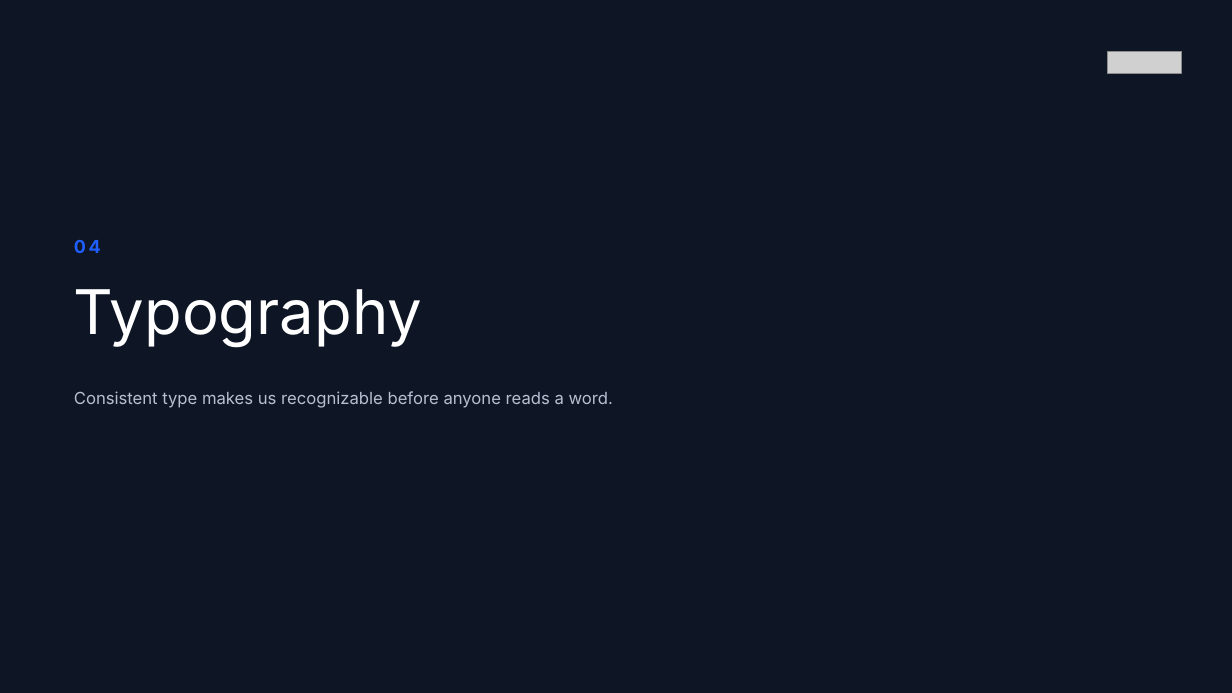
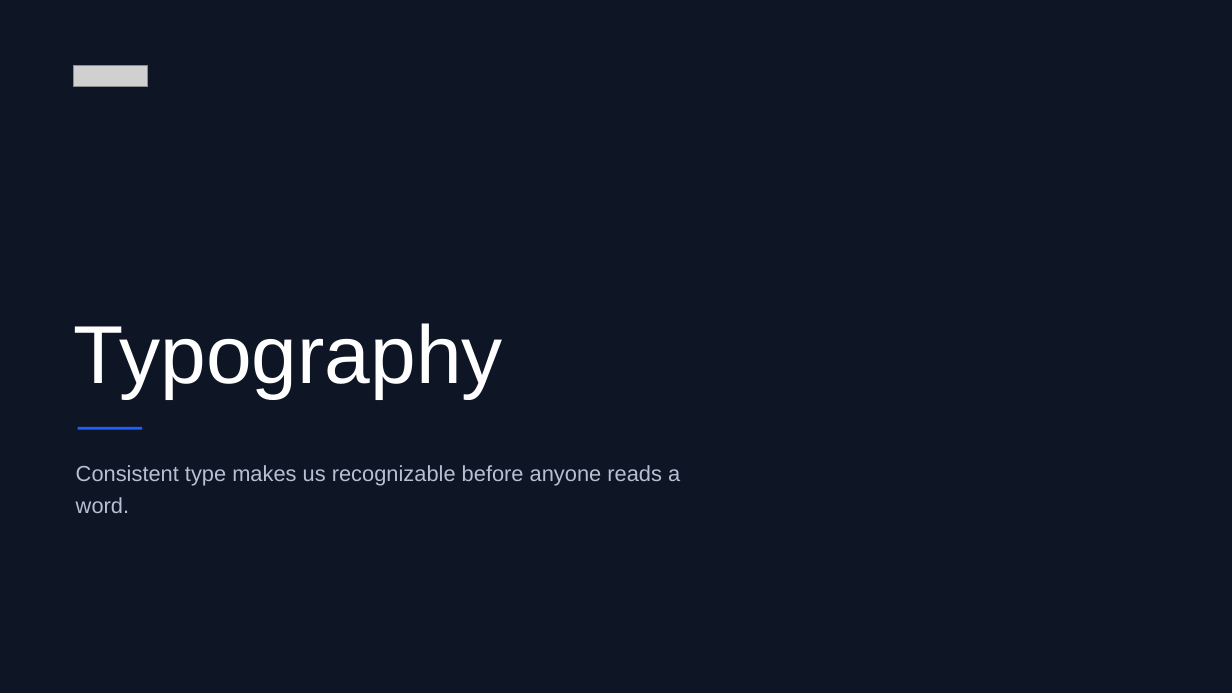
Before and after one commit to RichardCMelick/Brand-Codex, a slide deck: slide 27 of examples/halyard-example-brand-guidelines.pptx. Drawn at 1232x693 pixels with LibreOffice and Linux fonts; fonts in the diff are those of the drawing; grey boxes stand for pictures. Boxes give left, top, right and bottom in pixels: in the first picture for what was removed or moved away, otherwise in the second. Text is boxed around its words. In the diff, an @@ line names an element or a change of style, - is before the commit and + after.

Commit message:
Redesign generated deck: cleaner, more organic layouts
- Remove default shadows, pill eyebrows, section numbers, boxed cards
  and side-bar accents
- Raise type scale (body 12-15pt, captions >= 10pt, titles 34pt)
- Ruled hairline lists and tables; drawn check/cross marks
- Rounded inset visual panel and consistent rounded corners on tiles,
  swatches, and images
- Dominant swatch on short palettes; low-set cover and dividers;
  contents page lists page numbers
- Regenerate README screenshots, example deck, and install archives

```diff
--- a/examples/halyard-example-brand-guidelines.pptx
+++ b/examples/halyard-example-brand-guidelines.pptx
@@ picture removed at (x1=1107, y1=52, x2=1181, y2=73) @@
@@ picture added at (x1=74, y1=66, x2=148, y2=87) @@
@@ text removed at (x1=74, y1=240, x2=101, y2=253) @@
-04
@@ text "Typography" moved from (x1=74, y1=289, x2=422, y2=347) to (x1=74, y1=323, x2=503, y2=398) @@
@@ text "Typography" at (x1=74, y1=323, x2=503, y2=398): size 48 to 64 pt, font Inter to Arial; line spacing 1 to 0.95; vertical alignment top to bottom @@
@@ rectangle added at (x1=78, y1=427, x2=142, y2=430), fill #1F5EFF @@
@@ text "Consistent type makes us recognizable ..." moved from (x1=74, y1=391, x2=613, y2=408) to (x1=76, y1=465, x2=680, y2=513) @@
@@ text "Consistent type makes us recognizable ..." at (x1=76, y1=465, x2=680, y2=513): size 13 to 17 pt, font Inter to Arial; line spacing 1 to 1.25 @@
```
Also in this commit, not shown: 40 other slides changed, 18 other files.
